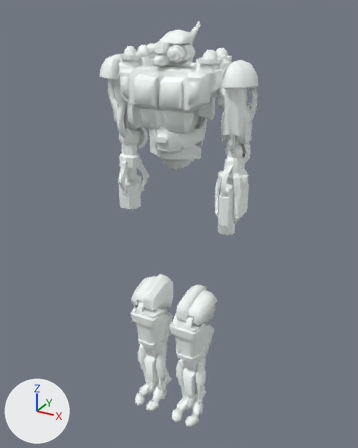
Before and after pictures for a commit that changed the COLLADA model Objects3d/strikecom_4.dae.
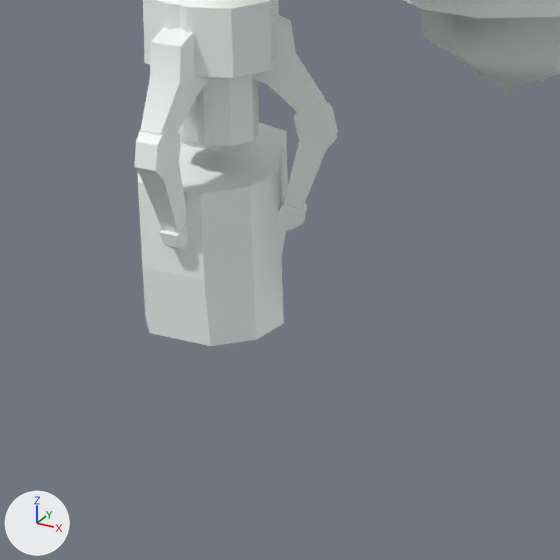
Each version appears first whole from a camera (50 mm lens) standing at (62.8, -113.1, 74.0) and looking at (-0.1, 1.2, 16.9), and next in a close-up on the part from 27% to 51% of the width and 35% to 54% of the height. Every picture has the same lights, and +X, +Y and +Z are marked at lower left. Where no turn or scale is listed for an object, it has been applied to the vertices.

The older version as bpy lines, for what is in view:
```python
me_cylinder_009 = bpy.data.meshes.new('Cylinder.009')
me_cylinder_009.from_pydata(...)  # 231 vertices, 454 faces; spans x -3.23..3.33, y -2.69..5.68, z -11.78..2.79
me_cylinder_009.materials.append(mat_armor)  # white #f7fffc
me_cylinder_015 = bpy.data.meshes.new('Cylinder.015')
me_cylinder_015.from_pydata(...)  # 72 vertices, 132 faces; spans x -0.73..0.77, y -3.07..1.42, z -8.48..1.43
me_cylinder_015.materials.append(mat_armor)  # white #f7fffc
me_cylinder_019 = bpy.data.meshes.new('Cylinder.019')
me_cylinder_019.from_pydata(...)  # 50 vertices, 96 faces; spans x -3.03..2.84, y -2.03..4.85, z -21.15..-13.11
me_cylinder_019.materials.append(mat_armor)  # white #f7fffc
ob_fingerc = bpy.data.objects.new('FingerC', me_cylinder_015)
ob_fingerc.location = (-14.12, -4.02, 33.68)
ob_handright = bpy.data.objects.new('HandRight', me_cylinder_009)
ob_handright.parent = ob_armright
ob_handright.location = (0.198, 0.0559, -16.87)
ob_undergun = bpy.data.objects.new('UnderGun', me_cylinder_019)
ob_undergun.parent = ob_handright
ob_undergun.location = (-0.274, -1.182, 1.3)
# also in view: 'FingerB' at (-11.5, -0.5, 30.2); 'Stomach' at (0.4, 0.5, 43.7)
```
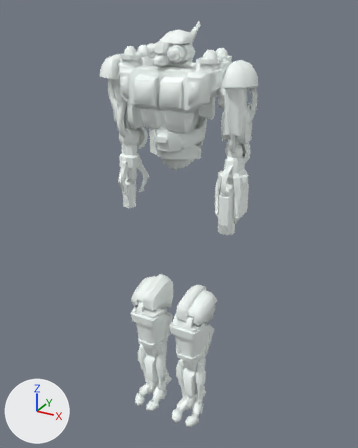
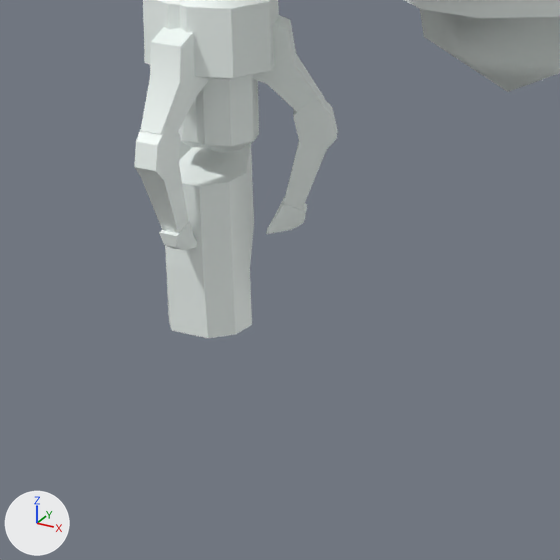
Location of each change, [x1, y1, x2, y2] in pixels of the close-ups (560 x 560 px):
'UnderGun', rescaled (40% narrower, 12% shorter)
    before: [138, 123, 288, 346]
    after: [165, 143, 254, 338]

Edits to the bpy script that builds the scene:
```text
Change ob_undergun:
    ob_undergun.scale: (1.0, 1.0, 1.0) -> (0.6, 0.6, 1.0)
```
